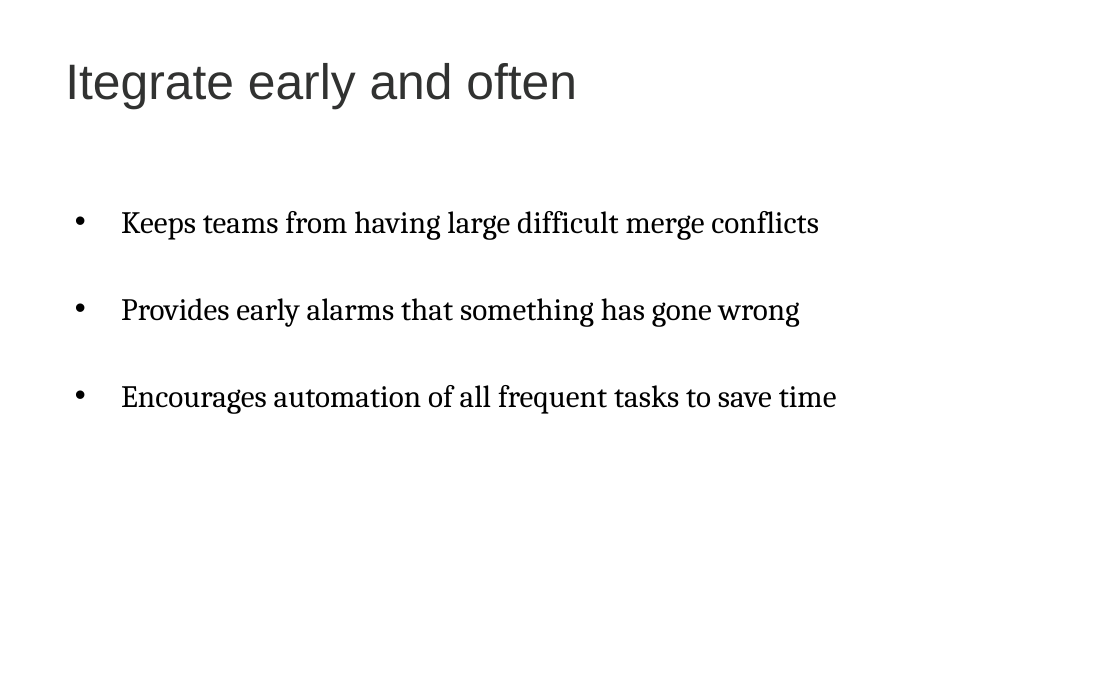
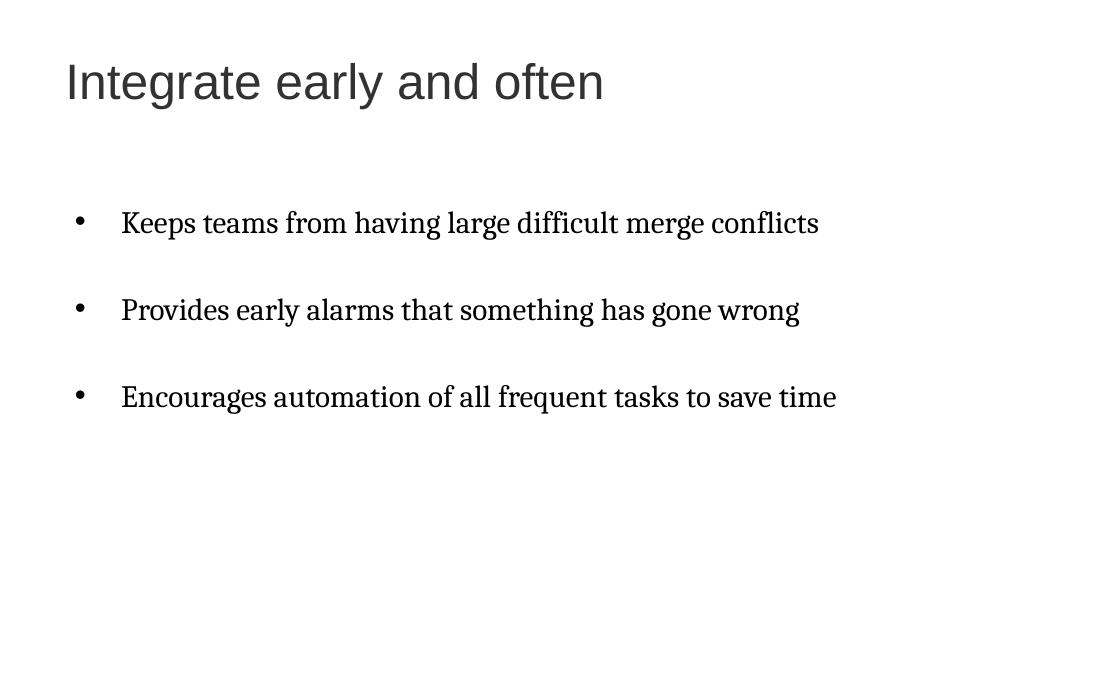
Before and after one commit to Pmouk/CCHubDemo, a slide deck: slide 16 of doc/CCHub.pptx. Drawn at 1120x700 pixels with LibreOffice and Linux fonts; fonts in the diff are those of the drawing; background and template pictures are left out. Boxes give left, top, right and bottom in pixels: in the first picture for what was removed or moved away, otherwise in the second. Text is boxed around its words. In the diff, an @@ line names an element or a change of style, - is before the commit and + after.

Commit message:
Fixing a typo

```diff
--- a/doc/CCHub.pptx
+++ b/doc/CCHub.pptx
@@ title at box(65, 63, 605, 109): text changed @@
-Itegrate early and often
+Integrate early and often
```
